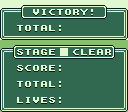
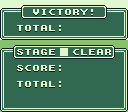
Layer changes from the first 128px x 112px image to the second:
hid "LIVES copy" over [17, 97, 61, 104]
